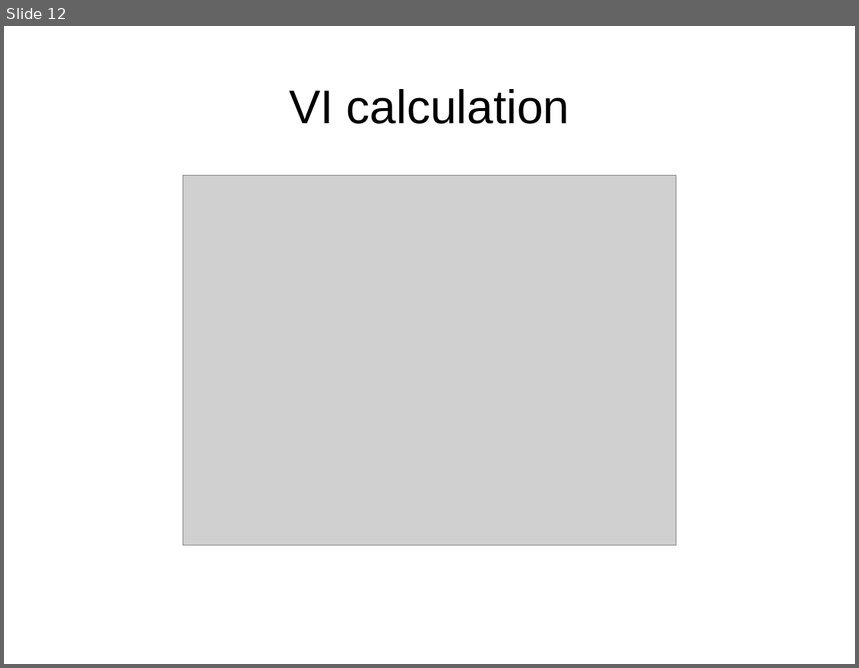
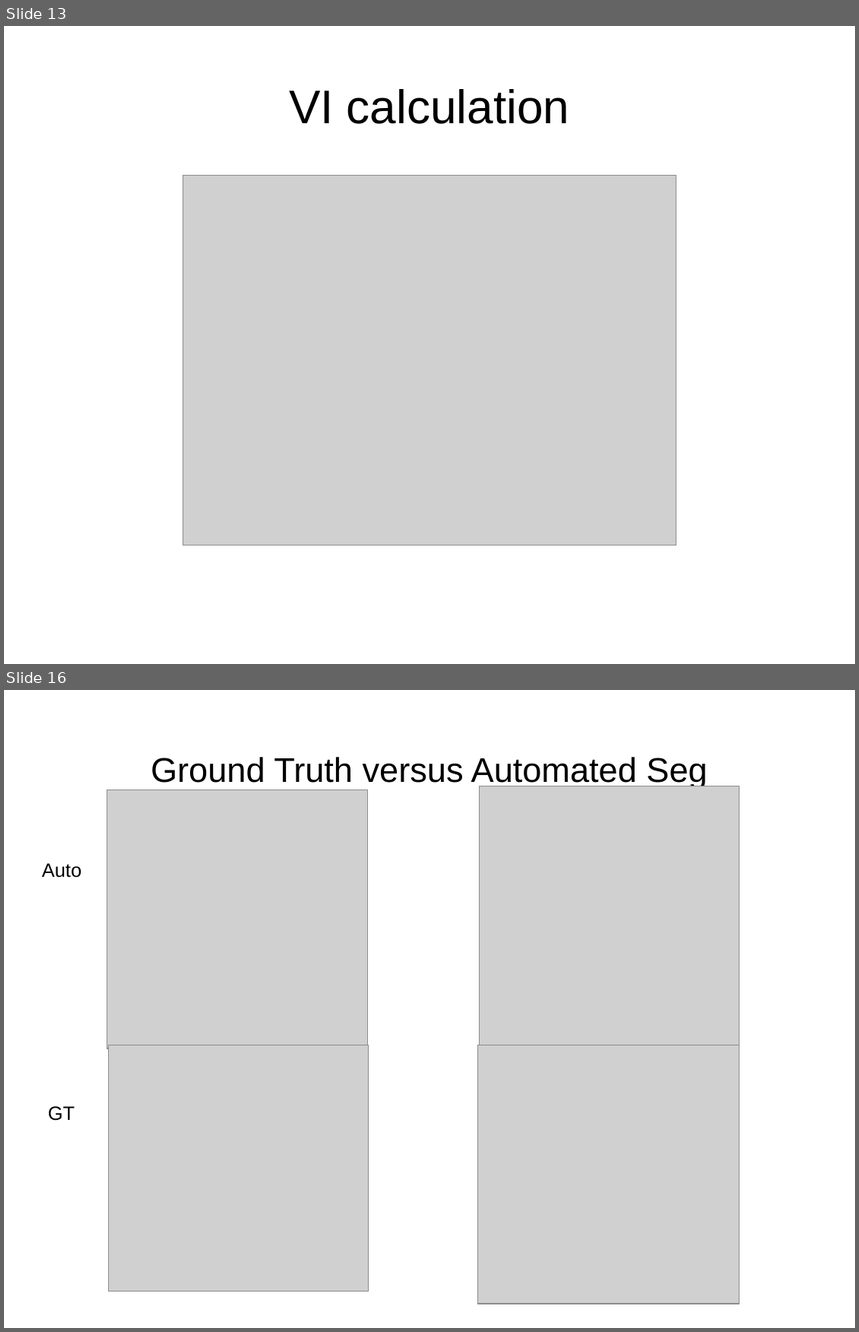
Before and after one commit to JohnnyTeutonic/view_all, a slide deck: Segmentation_Presentation.odp. Shown one above the other, each under a label of ours: slide 12 before the commit, slides 13 and 16 after it; the slides between them are not shown. The pictures are 859x668 and 859x1332 pixels, drawn with LibreOffice and Linux fonts; fonts in the diff are those of the drawing; grey boxes stand for pictures. Boxes give left, top, right and bottom in pixels: in the first picture for what was removed or moved away, otherwise in the second. Text is boxed around its words. In the diff, an @@ line names an element or a change of style, - is before the commit and + after.

```diff
--- a/Segmentation_Presentation.odp
+++ b/Segmentation_Presentation.odp
@@ slide 16 added at [4,690,855,1328], background #FFFFFF @@
@@ title added at [151,757,707,789], 32 pt, text #000000 @@
+Ground Truth versus Automated Seg
@@ picture added at [107,790,368,1049] @@
@@ picture added at [479,786,740,1044] @@
@@ text added at [42,863,82,878], 18 pt, text #000000 @@
+Auto
@@ picture added at [108,1046,369,1293] @@
@@ picture added at [478,1046,740,1304] @@
@@ text added at [48,1106,75,1121], 18 pt, text #000000 @@
+GT
@@ what was slide 12 is now slide 13 @@
```
Also in this commit, not shown: 7 slides changed, 3 other slides added, 3 slides removed, 2 other files.
